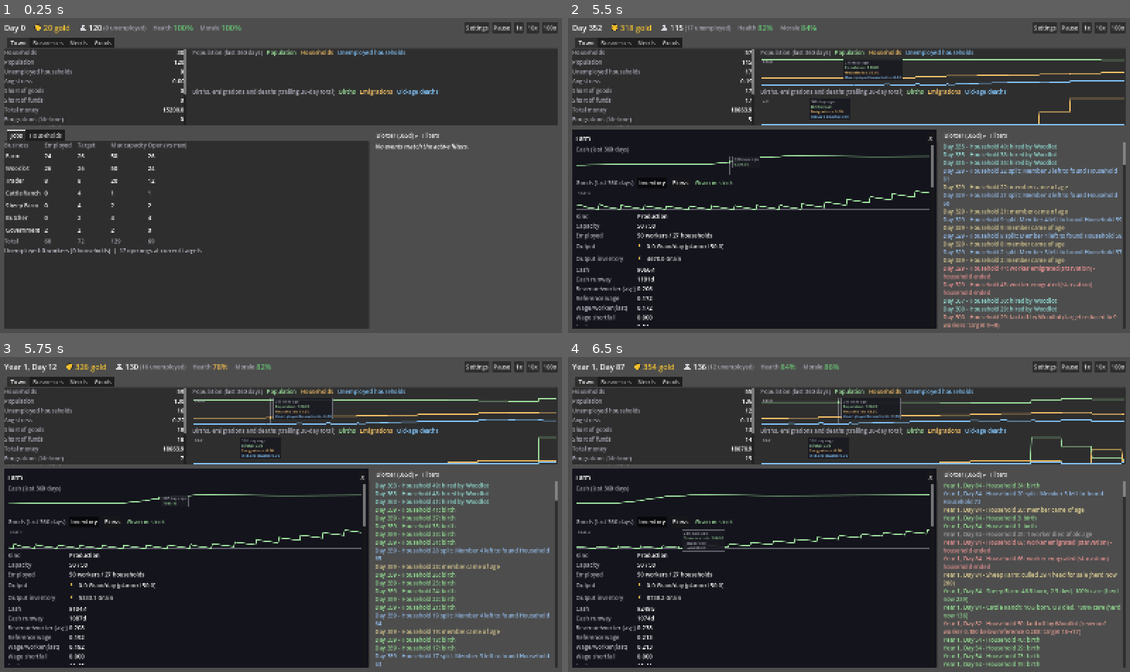
Above: before the commit, frames 1-4 (two rows, left to right).
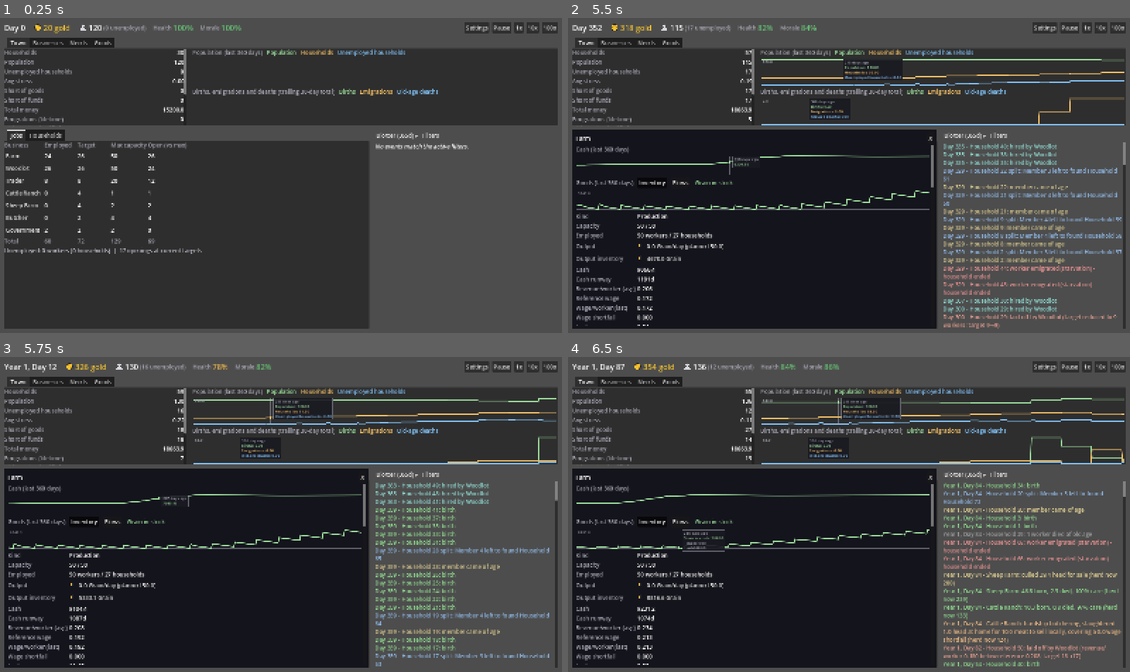
Above: after the commit, the same moments.

Repository: forsman5/sitka
Game: Godot game, scene res://scenes/sim/he_dashboard.tscn
Two runs of this game, one before a commit and one after it. Both use one fixed random seed, a clock stepped at 60 frames per second and the inputs below. This scene is started directly instead of the project's main scene.
Inputs (mouse positions are in pixels of both pictures, inside the frame that each line leads up to):
- Up to frame 1 (0.25 s): no input
- Up to frame 2 (5.5 s): click "1x" at 0.5 s; click "10x" at 1.25 s; click "100x" at 2 s; click "Farm" at 2.75 s; tap Enter at 3.5 s; drag from (944, 71) to (905, 106) at 3.52 s; drag from (944, 112) to (820, 238) at 4.27 s; move the mouse to (753, 166) at 5.02 s; hold Right (ui_right) from 5.03 s (still down); hold Alt from 5.03 s (still down); click (753, 166) at 5.17 s
- Up to frame 3 (5.75 s): keep holding Right (ui_right); keep holding Alt
- Up to frame 4 (6.5 s): release Right (ui_right) at 5.75 s; release Alt at 5.75 s; drag from (753, 539) to (680, 467) at 5.77 s

Frames 1-3 are identical in both runs. In frame 4, 1.3% of the frame differs, in the area x 3-99%, y 22-99%.

Commit message:
Hardship butchering: slaughter at home into local meat instead of a cash sale
A cash-starved Cattle Ranch used to convert live head straight to money at
25% of the export price. It now slaughters at home: the meat goes into the
ranch's inventory (booked as production, like wool) and sells on the local
market to the town's households, the ranch's own workers included.

It is deliberately worse than the Butcher: ~1/12 the meat per head, no
leather, and 2x the Butcher's worker-days per head, which come out of the
herd's husbandry. Unsold meat counts as collateral against the wage floor,
since the cash only arrives later in the tick and the ranch would otherwise
fail for the very wage the slaughter was meant to cover. The market still has
one seller per good, so the Butcher keeps meat while it holds any and the
ranch sells when the Butcher is absent or sold out.

Adds a harness check for the new path. The harness was already red on master
(19 unrelated errors); this change adds none and fixes one.

Co-Authored-By: Claude Sonnet 5.5 <noreply@anthropic.com>

Diff:
--- a/scripts/sim/harness/run_household_economy.gd
+++ b/scripts/sim/harness/run_household_economy.gd
@@ -46,6 +46,7 @@
 	_check_herd_cull_target_is_configurable()
 	_check_herd_staffing_matters()
 	_check_herd_monetization()
+	_check_hardship_butchery_makes_local_meat()
 	_check_butcher_processes_livestock()
 	_check_needs_catalog()
 	_check_need_substitutes()
@@ -1275,6 +1276,52 @@
 
 	_check_demographic_invariants(sim)
 
+## A ranch that cannot make payroll slaughters some of its own cattle at home:
+## no cash is created, the meat lands in the ranch's inventory (booked as
+## production) and is bought by the town's households over the following days,
+## and the ranch is not failed for the wage the slaughter was meant to cover.
+func _check_hardship_butchery_makes_local_meat() -> void:
+	print("\n=== Hardship butchering: a cash-starved ranch slaughters at home and sells meat locally ===")
+	var sim := _new_sim("build_three_business_economy")
+	var ranch: HEBusiness = sim.businesses[HEScenarioSeeds.CATTLE_RANCH_BUSINESS_ID]
+	var worker: HEHousehold = null
+	for household_id in sim.households.keys():
+		var h: HEHousehold = sim.households[household_id]
+		if h.worker_capacity() > 0:
+			worker = h
+			break
+	_assert(worker != null, "Expected a household able to staff the ranch")
+	if worker == null:
+		return
+	worker.employer_business_id = ranch.id
+	var wage_bill: float = sim._reference_wage_per_worker(ranch.settlement_id) * float(sim._business_employed_worker_count(ranch.id))
+	ranch.balance = -HESimulation.WAGE_NEGATIVE_BALANCE_FLOOR_DAYS * wage_bill - 20.0
+	var herd_before := ranch.herd_size
+	sim.advance_ticks(1)
+
+	_assert(sim.businesses.has(ranch.id), "A ranch with meat on its shelf to cover payroll should not fail the day it slaughters")
+	_assert(ranch.last_hardship_butchered >= 1.0, "A ranch past its wage floor should slaughter at least one head")
+	_assert(ranch.herd_size < herd_before, "Hardship butchering should shrink the live herd")
+	var day_one: Dictionary = sim.get_daily_history(1)[0]
+	_assert((day_one["exported"] as Dictionary).get("Cattle", 0.0) < 0.0001, "Hardship butchering must not be booked as a Trader export")
+	var made: float = (day_one["produced"] as Dictionary).get("Meat", 0.0)
+	_assert(made >= HESimulation.HARDSHIP_BUTCHER_MEAT_PER_HEAD[HEBusiness.Species.CATTLE], "The slaughter should produce meat, made %.1f" % made)
+	_assert(ranch.stock(Commodity.Type.CATTLE) < 0.0001, "Home slaughter should not touch the culled-livestock inventory")
+	print("  slaughtered %.0f head -> %.1f meat on the shelf (herd %.1f -> %.1f)" % [ranch.last_hardship_butchered, made, herd_before, ranch.herd_size])
+
+	var sold := 0.0
+	var balance_after_slaughter := ranch.balance
+	# Households only start buying meat once their grain buffers run down, a
+	# week or so in, so give them three weeks.
+	sim.advance_ticks(20)
+	for record in sim.get_daily_history(20):
+		sold += (record["traded_quantity"] as Dictionary).get("Meat", 0.0)
+	print("  households bought %.1f meat over the next 20 days; ranch balance %.1f -> %.1f" % [sold, balance_after_slaughter, ranch.balance])
+	_assert(sold > 0.0001, "Households should buy the ranch's home-butchered meat locally")
+	_assert(sim.businesses.has(ranch.id), "The ranch should survive on the meat it sells")
+	_assert(ranch.balance > balance_after_slaughter, "Meat sales should repay the ranch's debt")
+	_check_demographic_invariants(sim)
+
 ## The Butcher turns a ranch's cull into meat and leather instead of the Trader
 ## exporting it raw, and households eat the meat (twice grain's food value) and
 ## may wear the leather. Run for four years so both ranches have culled
--- a/scripts/sim/household_economy/he_dashboard.gd
+++ b/scripts/sim/household_economy/he_dashboard.gd
@@ -567,7 +567,7 @@
 	_business_detail_cull_target_hint.autowrap_mode = TextServer.AUTOWRAP_WORD_SMART
 	_business_detail_herd_events_section.add_child(_business_detail_cull_target_hint)
 	var herd_events_title := Label.new()
-	herd_events_title.text = "Herd events (births, culls, hardship sales)"
+	herd_events_title.text = "Herd events (births, culls, hardship butchering)"
 	herd_events_title.add_theme_font_size_override("font_size", 14)
 	_business_detail_herd_events_section.add_child(herd_events_title)
 	_business_detail_herd_events_display = RichTextLabel.new()
@@ -2710,8 +2710,8 @@
 			return "[color=#d9c98f]%s - %s: culled %.1f head for sale (herd now %.0f)[/color]" % [day, culling_ranch, event["head"], event["herd_after"]]
 		"hardship_butcher":
 			var owner_name: String = _business_names.get(event["business_id"], "Business #%d" % event["business_id"])
-			return "[color=#e0b080]%s - %s: hardship butchering, sold %.1f head for %.1f to cover a %.1f wage shortfall (herd now %.0f)[/color]" % [
-				day, owner_name, event["head"], event["proceeds"], event["shortfall"], event["herd_after"]]
+			return "[color=#e0b080]%s - %s: hardship butchering, slaughtered %.1f head at home for %.1f meat to sell locally, covering a %.1f wage shortfall (herd now %.0f)[/color]" % [
+				day, owner_name, event["head"], event["meat"], event["shortfall"], event["herd_after"]]
 		"fired":
 			var employer: String = _business_names.get(event["business_id"], "Business #%d" % event["business_id"])
 			var reason: String
--- a/scripts/sim/household_economy/he_simulation.gd
+++ b/scripts/sim/household_economy/he_simulation.gd
@@ -352,16 +352,26 @@
 ## HERD_EVAL_INTERVAL_DAYS cycles away from a fresh or just-culled herd, far
 ## longer than WAGE_NEGATIVE_BALANCE_FLOOR_DAYS' cushion covers. Rather than
 ## let it borrow indefinitely against a payoff that may never arrive in
-## time, once that cushion runs out it sells some of its own live herd
-## straight to cash, at a real discount off HERD_EXPORT_PRICE (worse than
-## even the Trader's already-discounted TRADER_BUY_PRICE_FRACTION) so a
-## ranch never prefers this over patiently waiting for a normal export --
-## it's a last resort, not a revenue strategy. Never sells below this
-## floor, so there's always enough left to regrow from. Cattle's floor
-## scales with its bigger HERD_CULL_TARGET (still ~20% of target, same
-## proportion as before) so a hardship sale can't gut just as large a
-## fraction of the now-bigger herd.
-const HARDSHIP_BUTCHER_PRICE_FRACTION := 0.25
+## time, once that cushion runs out its crew slaughters some of its own live
+## herd at home, with no Trader or Butcher involved. The meat stays in the
+## ranch's inventory and sells on the local market to the town's households
+## (the ranch's own workers among them), so cash arrives as it sells rather
+## than at once. It is deliberately a worse deal than the Butcher: far less
+## meat per head (HARDSHIP_BUTCHER_MEAT_PER_HEAD, about a twelfth of
+## BUTCHERY_MEAT_PER_HEAD, with no leather saved), and the work takes
+## HARDSHIP_BUTCHER_WORK_MULTIPLIER times the Butcher's worker-days per head,
+## which comes out of the herd's husbandry (care_worker_days). So a ranch
+## never prefers this over patiently waiting for a normal sale -- it's a last
+## resort, not a revenue strategy. Never slaughters below this floor, so
+## there's always enough left to regrow from. Cattle's floor scales with its
+## bigger HERD_CULL_TARGET (still ~20% of target, same proportion as before)
+## so a hardship slaughter can't gut just as large a fraction of the
+## now-bigger herd.
+const HARDSHIP_BUTCHER_MEAT_PER_HEAD: Dictionary[HEBusiness.Species, float] = {
+	HEBusiness.Species.CATTLE: 10.0,
+	HEBusiness.Species.SHEEP: 1.0,
+}
+const HARDSHIP_BUTCHER_WORK_MULTIPLIER := 2.0
 const HARDSHIP_BUTCHER_MIN_HERD: Dictionary[HEBusiness.Species, float] = {
 	HEBusiness.Species.CATTLE: 30.0,
 	HEBusiness.Species.SHEEP: 20.0,
@@ -1022,6 +1032,9 @@
 		# the Trader instead, never the local market).
 		if b.kind == HEBusiness.Kind.HERD and commodity == Commodity.Type.WOOL and b.species == HEBusiness.Species.SHEEP:
 			return true
+		# ... and a ranch's hardship-slaughtered meat while it is on sale.
+		if b.kind == HEBusiness.Kind.HERD and commodity == Commodity.Type.MEAT and b.stock(commodity) > 0.0001:
+			return true
 		if b.kind != HEBusiness.Kind.PRODUCTION:
 			continue
 		if b.sells(commodity):
@@ -1378,6 +1391,11 @@
 			# toward what must be raised, so a crew that's hired is always
 			# actually paid (a hire into existing debt otherwise worked for 0).
 			_hardship_butcher_if_needed(b, maxf(0.0, total_needed - (b.balance - floor)), record)
+			# The meat that slaughter just put on the shelf only becomes cash
+			# when households buy it later this tick, so it counts as
+			# collateral against the wage floor -- otherwise the very wage it
+			# was slaughtered to cover would fail the ranch first.
+			floor -= b.stock(Commodity.Type.MEAT) * (markets[b.settlement_id] as HEMarket).price[Commodity.Type.MEAT]
 		var available: float = max(0.0, b.balance - floor)
 		var paid: float = clampf(total_needed, 0.0, available)
 		var shortfall: float = total_needed - paid
@@ -1441,12 +1459,12 @@
 
 ## Kind.HERD only, called from _pay_wages before its cash allowance is
 ## computed: if this ranch can't cover today's wage bill even with its
-## generous negative-balance allowance, sell enough of its own live herd to
-## cover the gap -- see HARDSHIP_BUTCHER_PRICE_FRACTION/HARDSHIP_BUTCHER_
-## MIN_HERD's doc comment for why. Routed through the same exported/
-## export_revenue ledger _run_trade's Trader export pass uses, so this
-## doesn't create money run_household_economy.gd's conservation check can't
-## account for -- it's a real sale, just not through the Trader.
+## generous negative-balance allowance, slaughter enough of its own live herd
+## at home to cover the gap in meat, which then sells on the local market --
+## see HARDSHIP_BUTCHER_MEAT_PER_HEAD/HARDSHIP_BUTCHER_MIN_HERD's doc comment
+## for why. No money is created here: the meat is "produced" into the ranch's
+## inventory (like a sheep farm's wool) and the cash arrives only when
+## households buy it in _clear_market_for.
 func _hardship_butcher_if_needed(b: HEBusiness, cash_shortfall: float, record: Dictionary) -> void:
 	b.last_hardship_butchered = 0.0
 	if cash_shortfall <= 0.0001:
@@ -1461,37 +1479,40 @@
 		# out the dip on the normal WAGE_NEGATIVE_BALANCE_FLOOR_DAYS
 		# allowance instead, same as any non-herd business would.
 		return
-	var price: float = HERD_EXPORT_PRICE[b.species] * HARDSHIP_BUTCHER_PRICE_FRACTION
-	if price <= 0.0:
+	var meat := Commodity.Type.MEAT
+	var meat_price: float = (markets[b.settlement_id] as HEMarket).price[meat]
+	var meat_per_head: float = HARDSHIP_BUTCHER_MEAT_PER_HEAD[b.species]
+	var head_value: float = meat_per_head * meat_price
+	if head_value <= 0.0:
+		return
+	# Meat already on the shelf from an earlier slaughter is income that is
+	# still on its way: don't slaughter more until it stops covering the gap.
+	if b.stock(meat) * meat_price >= cash_shortfall:
 		return
 	var available_head: float = max(0.0, b.herd_size - HARDSHIP_BUTCHER_MIN_HERD[b.species])
 	# Whole animals only, rounded UP: the shortfall is just today's unpaid
-	# wage (cents), so rounding down would never sell anything and the ranch
-	# would sit past its wage floor paying nobody. One head's proceeds then
-	# sit in the balance and fund the following days' wages, so this fires
-	# roughly once per (head price / daily wage) days, not daily.
-	var butchered: float = min(floorf(available_head), ceilf(cash_shortfall / price))
+	# wage (cents), so rounding down would never slaughter anything and the
+	# ranch would sit past its wage floor paying nobody. One head's meat then
+	# sells over the following days and funds their wages, so this fires
+	# roughly once per (head value / daily wage) days, not daily.
+	var butchered: float = min(floorf(available_head), ceilf((cash_shortfall - b.stock(meat) * meat_price) / head_value))
 	if butchered < 1.0:
 		return
 	b.herd_size -= butchered
-	var proceeds: float = butchered * price
-	b.balance += proceeds
+	var meat_made: float = butchered * meat_per_head
+	b.add_stock(meat, meat_made)
 	b.last_hardship_butchered = butchered
-	# Money-side only (export_revenue) -- NOT record["exported"]. A normal
-	# cull/export moves units OUT OF inventory (produced there by _run_herds,
-	# then subtracted here), so recording it as "exported" nets out exactly
-	# against that earlier "produced". A hardship sale converts herd_size
-	# straight to cash and never touches inventory at all -- it was never
-	# "produced" there in the first place, so subtracting it as an export
-	# would make run_household_economy.gd's stock reconciliation expect a
-	# drop in inventory that never happened (verified: this exact mismatch
-	# is what the check caught once hardship butchering actually started
-	# firing on a staffed Cattle Ranch).
-	record["export_revenue"] += proceeds
-	_export_revenue_total += proceeds
+	# The crew's time goes into the carcasses instead of husbandry.
+	var worker_days: float = butchered * BUTCHERY_WORKER_DAYS_PER_HEAD[b.species] * HARDSHIP_BUTCHER_WORK_MULTIPLIER
+	b.care_worker_days = maxf(0.0, b.care_worker_days - worker_days)
+	# Booked as production, like a sheep farm's wool: it appears in the
+	# ranch's inventory from nothing (the animal was herd_size, not inventory,
+	# so no CATTLE stock is consumed), and leaves it again when households buy
+	# it, which keeps run_household_economy.gd's stock reconciliation exact.
+	_accumulate(record["produced"], Commodity.name_of(meat), meat_made)
 	_log_herd_event(b, "hardship_butcher", {
-		"business_id": b.id, "head": butchered, "proceeds": proceeds,
-		"shortfall": cash_shortfall, "herd_after": b.herd_size,
+		"business_id": b.id, "head": butchered, "meat": meat_made,
+		"worker_days": worker_days, "shortfall": cash_shortfall, "herd_after": b.herd_size,
 	})
 
 ## Each PRODUCTION business produces its one recipe output using however
@@ -1638,7 +1659,10 @@
 	if seller == null:
 		return 0.0
 	var stock := seller.stock(commodity)
-	if seller.has_long_cycle():
+	# A ranch's home-butchered meat goes straight on sale rather than being
+	# paced over its herd cycle -- the cash is what the slaughter was for.
+	var home_butchered: bool = seller.kind == HEBusiness.Kind.HERD and commodity == Commodity.Type.MEAT
+	if seller.has_long_cycle() and not home_butchered:
 		var days_until: int = maxi(1, seller.days_until_next_harvest())
 		return minf(stock, stock / float(days_until) * SELL_PACE_HEADROOM)
 	return stock
@@ -2288,6 +2312,8 @@
 		stock_value = b.stock(herd_commodity) * HERD_EXPORT_PRICE[b.species] * TRADER_BUY_PRICE_FRACTION
 		if b.species == HEBusiness.Species.SHEEP:
 			stock_value += b.stock(Commodity.Type.WOOL) * (markets[b.settlement_id] as HEMarket).price[Commodity.Type.WOOL]
+		# Home-butchered meat clears locally too (see _hardship_butcher_if_needed).
+		stock_value += b.stock(Commodity.Type.MEAT) * (markets[b.settlement_id] as HEMarket).price[Commodity.Type.MEAT]
 	return (b.balance + stock_value) / daily_wage_bill
 
 ## Weekly self-tuning step 2: lay off whole households (highest household ID
@@ -2823,10 +2849,22 @@
 		if b.settlement_id != settlement_id:
 			continue
 		if b.sells(commodity):
-			return b
+			return _home_butchery_seller(settlement_id, commodity, b)
 		if b.kind == HEBusiness.Kind.HERD and b.species == HEBusiness.Species.SHEEP and commodity == Commodity.Type.WOOL:
 			return b
-	return null
+	return _home_butchery_seller(settlement_id, commodity, null)
+
+## A market has one seller per good, but meat can come from two places: the
+## Butcher, or a ranch's own hardship slaughter (_hardship_butcher_if_needed).
+## The Butcher keeps the market while it holds meat; a ranch's home-butchered
+## meat sells when the Butcher is absent or sold out, so it is never stranded.
+func _home_butchery_seller(settlement_id: int, commodity: Commodity.Type, primary: HEBusiness) -> HEBusiness:
+	if commodity != Commodity.Type.MEAT or (primary != null and primary.stock(commodity) > 0.0001):
+		return primary
+	for herd_id in _herd_business_ids(settlement_id):
+		if (businesses[herd_id] as HEBusiness).stock(commodity) > 0.0001:
+			return businesses[herd_id]
+	return primary
 
 ## Sorted for the same deterministic-processing-order reason every other
 ## per-settlement business list in this file is sorted -- see _run_trade's
--- a/scripts/sim/household_economy/records/he_business.gd
+++ b/scripts/sim/household_economy/records/he_business.gd
@@ -146,11 +146,12 @@
 ## Kind.HERD + Species.SHEEP only, reporting: wool added to inventory the
 ## last time _run_herds ran. Always 0 for cattle.
 var last_wool_produced: float = 0.0
-## Kind.HERD only, reporting: head sold off today via he_simulation.gd's
-## _hardship_butcher_if_needed to cover a wage shortfall the ranch's own
-## cash couldn't. 0.0 on any ordinary day.
+## Kind.HERD only, reporting: head slaughtered at home today via
+## he_simulation.gd's _hardship_butcher_if_needed (their meat then sells
+## locally) to cover a wage shortfall the ranch's own cash couldn't. 0.0 on
+## any ordinary day.
 var last_hardship_butchered: float = 0.0
-## Kind.HERD only: this ranch's own recent births / culls / hardship sales,
+## Kind.HERD only: this ranch's own recent births / culls / hardship butchering,
 ## oldest first, bounded by he_simulation.gd's HERD_EVENT_HISTORY_MAX. Kept
 ## per business (not just in the shared blotter) because the blotter's
 ## 200-entry ring fills with household chatter long before a ranch's rare
